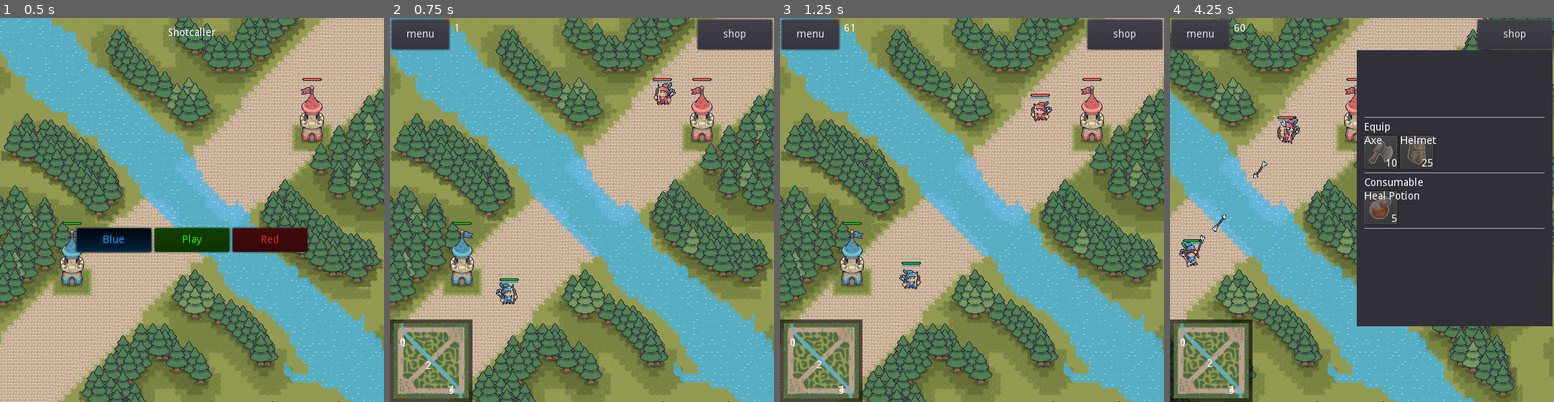
Above: before the commit, frames 1-4 (left to right).
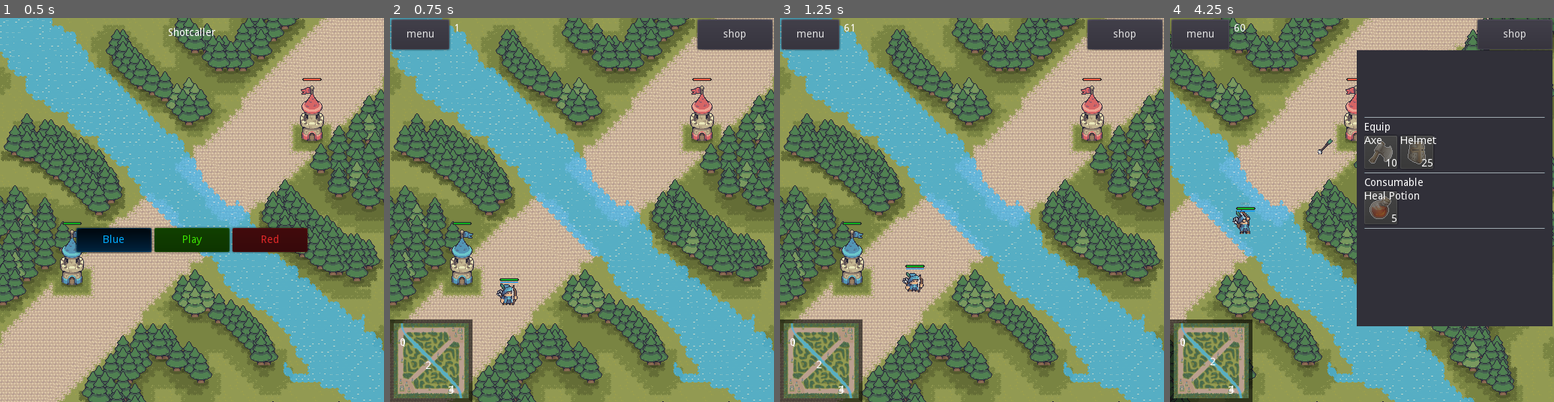
Above: after the commit, the same moments.

Repository: spicylobstergames/shotcaller-godot
Game: Godot game, scene res://TestScene.tscn
Same seed, same stepped clock (60 frames per second), same inputs: the game is played once before the commit and once after it.
Inputs (mouse positions are in pixels of both pictures, inside the frame that each line leads up to):
- Up to frame 1 (0.5 s): no input
- Up to frame 2 (0.75 s): click "Play" at 0.5 s
- Up to frame 3 (1.25 s): no input
- Up to frame 4 (4.25 s): click "shop" at 1.25 s; click "menu" at 2 s; click "Play" at 2.75 s; tap Enter at 3.5 s; move the mouse to (1446, 190) at 3.52 s; hold Right from 3.53 s (still down); hold Right mouse button (give_target) from 3.53 s (still down); click (1446, 190) at 3.67 s

Frame 1 is identical in both runs. In frame 2, 0.4% of the frame differs, in the area x 27-75%, y 14-75%; in frame 3, 0.6%; in frame 4, 1.0%, in the area x 2-48%, y 17-91%.

Commit message:
buildings arrow attack

Diff:
--- a/Prototype/Autoloads/Leaders.gd
+++ b/Prototype/Autoloads/Leaders.gd
@@ -25,7 +25,7 @@
 	var bot_blue:Vector2 = parent_node.get_node("BattleField/Bot").points[2]
 
 	var top_red:Vector2 = parent_node.get_node("BattleField/Top").points[4]
-	var mid_red:Vector2 = parent_node.get_node("BattleField/Mid").points[4]
+	var mid_red:Vector2 = parent_node.get_node("BattleField/Mid").points[5]
 	var bot_red:Vector2 = parent_node.get_node("BattleField/Bot").points[4]
 
 	var spawn_points:Array = Array(Units.TeamID.values())
--- a/Prototype/Autoloads/Units.gd
+++ b/Prototype/Autoloads/Units.gd
@@ -132,7 +132,7 @@
 			output.append(unit)
 	return output
 
-func filter_allies(units: Array, node: Node2D, current_team: int, current_type: int, target_types: PoolIntArray = [], detection_type: int = DetectionTypeID.Area, radius: float = 1000) -> Array:
+func filter_allies(units: Array, node: Node2D, current_team: int, current_type: int, target_types: PoolIntArray = [], radius: float = 1000) -> Array:
 	var allies: Array = []
 	match current_team:
 		TeamID.Neutral:
@@ -158,7 +158,7 @@
 	return allies
 
 
-func filter_enemies(units:Array, node: Node2D, current_team: int, current_type: int, target_types: PoolIntArray = [], detection_type: int = DetectionTypeID.Area, radius: float = 1000) -> Array:
+func filter_enemies(units:Array, node: Node2D, current_team: int, current_type: int, target_types: PoolIntArray = [], radius: float = 1000) -> Array:
 	var enemies: Array = []
 
 	match current_team:
--- a/Prototype/BT/BTSequential.gd
+++ b/Prototype/BT/BTSequential.gd
@@ -1,6 +1,6 @@
 class_name BTSequential, "res://BT/Icons/sequential.png" extends BTNode
 
-func tick(agent:Node) -> int:
+func tick(agent: Node) -> int:
 	for child in get_children():
 		var child_status = child.tick(agent)
 		if child_status == NodeStatus.In_Progress:
--- a/Prototype/Building/Building.gd
+++ b/Prototype/Building/Building.gd
@@ -20,6 +20,7 @@
 onready var behavior_animplayer: AnimationPlayer = $BehaviorAnimPlayer
 onready var behavior_tree: BehaviorTree = $BehaviorTree
 
+var units = []
 var enemies = []
 var allies = []
 export var _lane: NodePath
@@ -42,13 +43,36 @@
 
 	_setup_ai_agent()
 	_setup_healthbar()
+	_setup_radius_collision()
+
 
 
 func _physics_process(_delta: float) -> void:
 	if attributes.stats.health <= 0:
 		_setup_dead()
+	else:
+
+		enemies = Units.filter_enemies(
+			units,
+			self,
+			team,
+			attributes.primary.unit_type,
+			[Units.TypeID.Creep, Units.TypeID.Leader, Units.TypeID.Building],
+			attributes.radius.unit_detection
+		)
+
+		units = Units.get_all(self, Units.DetectionTypeID.Area);
+
+		if is_instance_valid(targeted_enemy):
+			var _hit_area = targeted_enemy.get_node("HitArea").global_position
+			$AimPoint.visible = true
+			$AimPoint.global_position = _hit_area
+			$TextureContainer/Position2D.look_at(_hit_area)
+		else:
+			$AimPoint.visible = false
+
+
 	_setup_healthbar()
-
 
 
 func _setup_team() -> void:
@@ -75,8 +99,8 @@
 
 
 func _setup_radius_collision() -> void:
-	$CollisionShape2D.shape.radius = attributes.radius.collision_size
-	$UnitSelector/CollisionShape2D.shape.radius = attributes.radius.area_selection
+	#$CollisionShape2D.shape.radius = attributes.radius.collision_size
+	#$UnitSelector/CollisionShape2D.shape.radius = attributes.radius.area_selection
 	$UnitDetector/CollisionShape2D.shape.radius = attributes.radius.unit_detection
 
 
@@ -106,6 +130,19 @@
 	behavior_tree.is_active = true
 	pass
 
+# warning-ignore:unused_argument
+func _on_BehaviorAnimPlayer_animation_started(anim_name: String) -> void:
+	pass#set_team(team)
+
+
+func _setup_ats() -> void:
+	$BehaviorAnimPlayer.playback_speed = $Attributes.stats.attack_speed/100
+
+
+func _reset_ats() -> void:
+	$BehaviorAnimPlayer.playback_speed = 1
+
+
 func _on_attributes_stats_changed(prop_name, prop_value) -> void:
 	match prop_name:
 		"health", "mana", "max_health", "max_mana":
--- a/Prototype/Building/Building.tscn
+++ b/Prototype/Building/Building.tscn
@@ -8,11 +8,21 @@
 [ext_resource path="res://HealthBar/HealthBar.tscn" type="PackedScene" id=6]
 [ext_resource path="res://BT/BehaviorTree.gd" type="Script" id=7]
 [ext_resource path="res://Utils/Attributes/Attributes.tscn" type="PackedScene" id=8]
+[ext_resource path="res://Character/BT/Leaves/FindClosestEnemy.gd" type="Script" id=9]
+[ext_resource path="res://BT/BTSelector.gd" type="Script" id=10]
+[ext_resource path="res://BT/BTSequential.gd" type="Script" id=11]
+[ext_resource path="res://Character/BT/Leaves/TriggerAnimation.gd" type="Script" id=12]
+[ext_resource path="res://Character/Skills/SkillHandler.gd" type="Script" id=13]
+[ext_resource path="res://Character/Skills/Shared/BasicRangedAttack.gd" type="Script" id=14]
 [ext_resource path="res://Utils/HitArea.tscn" type="PackedScene" id=15]
 [ext_resource path="res://Utils/UnitDetector.tscn" type="PackedScene" id=16]
 [ext_resource path="res://Utils/Attributes/Scripts/Res/Primary/AttrResPrimary.gd" type="Script" id=17]
 [ext_resource path="res://Utils/Attributes/Scripts/Res/Radius/AttrResRadius.gd" type="Script" id=18]
 [ext_resource path="res://Utils/Attributes/Scripts/Res/Stats/AttrResStats.gd" type="Script" id=19]
+[ext_resource path="res://Character/Child/Creep/RangeCreep/Weapon/Arrow.tscn" type="PackedScene" id=20]
+[ext_resource path="res://Assets/Effects/target.png" type="Texture" id=21]
+[ext_resource path="res://BT/BTSelectorRandom.gd" type="Script" id=22]
+[ext_resource path="res://Assets/Character/Creep/RangeCreep/Weapon/Arrow.png" type="Texture" id=23]
 
 [sub_resource type="Resource" id=3]
 resource_local_to_scene = true
@@ -49,6 +59,14 @@
 "radius": 0.0
 }
 
+[sub_resource type="SpriteFrames" id=49]
+animations = [ {
+"frames": [ null, null ],
+"loop": true,
+"name": "default",
+"speed": 5.0
+} ]
+
 [sub_resource type="CircleShape2D" id=1]
 resource_local_to_scene = true
 radius = 15.0
@@ -68,11 +86,36 @@
 stats = SubResource( 4 )
 radius = SubResource( 5 )
 
+[node name="Skills" type="Node" parent="."]
+script = ExtResource( 13 )
+
+[node name="Bow" type="Node" parent="Skills"]
+script = ExtResource( 14 )
+speed = 500.0
+projectile_scene = ExtResource( 20 )
+spawn_position_node = NodePath("../../TextureContainer/Position2D/Weapon/ArrowInitPosition")
+
 [node name="BehaviorTree" type="Node" parent="."]
 script = ExtResource( 7 )
 agent = NodePath("..")
 
-[node name="Idle" type="Node" parent="BehaviorTree"]
+[node name="BTSelector" type="Node" parent="BehaviorTree"]
+script = ExtResource( 10 )
+
+[node name="AttackCloseEnemy" type="Node" parent="BehaviorTree/BTSelector"]
+script = ExtResource( 11 )
+
+[node name="UpdateTargetedEnemy" type="Node" parent="BehaviorTree/BTSelector/AttackCloseEnemy"]
+script = ExtResource( 9 )
+
+[node name="BTSelectorRandom" type="Node" parent="BehaviorTree/BTSelector/AttackCloseEnemy"]
+script = ExtResource( 22 )
+
+[node name="Attack" type="Node" parent="BehaviorTree/BTSelector/AttackCloseEnemy/BTSelectorRandom"]
+script = ExtResource( 12 )
+animation = "Attack"
+
+[node name="Idle" type="Node" parent="BehaviorTree/BTSelector"]
 script = ExtResource( 5 )
 
 [node name="HUD" type="Position2D" parent="."]
@@ -103,6 +146,22 @@
 
 [node name="TextureContainer" type="Position2D" parent="."]
 
+[node name="Position2D" type="Position2D" parent="TextureContainer"]
+position = Vector2( 0, -11 )
+
+[node name="Weapon" type="AnimatedSprite" parent="TextureContainer/Position2D"]
+visible = false
+position = Vector2( 6, -11 )
+frames = SubResource( 49 )
+
+[node name="Arrow" type="Sprite" parent="TextureContainer/Position2D/Weapon"]
+position = Vector2( 1.00386, 1.89644 )
+texture = ExtResource( 23 )
+
+[node name="ArrowInitPosition" type="Position2D" parent="TextureContainer/Position2D/Weapon"]
+visible = false
+position = Vector2( -6.21627, 0.305538 )
+
 [node name="Sprite" type="Sprite" parent="TextureContainer"]
 
 [node name="BehaviorAnimPlayer" type="AnimationPlayer" parent="."]
@@ -122,6 +181,12 @@
 [node name="HitArea" parent="." instance=ExtResource( 15 )]
 visible = false
 
-[connection signal="area_entered" from="HitArea" to="." method="_on_HitArea_area_entered"]
+[node name="AimPoint" type="Sprite" parent="."]
+visible = false
+modulate = Color( 1, 1, 1, 0 )
+z_index = 1
+texture = ExtResource( 21 )
+
+[connection signal="animation_started" from="BehaviorAnimPlayer" to="." method="_on_BehaviorAnimPlayer_animation_started"]
 
 [editable path="UnitSelector"]
--- a/Prototype/Building/Child/Tower/Tower.tscn
+++ b/Prototype/Building/Child/Tower/Tower.tscn
@@ -28,20 +28,28 @@
 mana_regeneration_step = 0.0
 move_speed = 0.0
 move_acceleration = 0.0
-attack_speed = 1.0
+attack_speed = 100.0
 damage = 30.0
 
 [sub_resource type="Resource" id=11]
 resource_local_to_scene = true
 script = ExtResource( 6 )
-collision_size = 0.0
-attack_range = 0.0
-unit_detection = 0.0
-area_selection = 0.0
+collision_size = 10.0
+attack_range = 220.0
+unit_detection = 220.0
+area_selection = 20.0
 hurt_area = {
 "height": 0.0,
 "radius": 0.0
 }
+
+[sub_resource type="SpriteFrames" id=12]
+animations = [ {
+"frames": [ null, null ],
+"loop": true,
+"name": "default",
+"speed": 5.0
+} ]
 
 [sub_resource type="Animation" id=5]
 resource_name = "Attack"
@@ -76,7 +84,7 @@
 tracks/2/interp = 1
 tracks/2/loop_wrap = true
 tracks/2/imported = false
-tracks/2/enabled = true
+tracks/2/enabled = false
 tracks/2/keys = {
 "times": PoolRealArray( 0, 0.1, 0.3, 0.4 ),
 "transitions": PoolRealArray( 1, 0.5, 0.5, 0.5 ),
@@ -93,7 +101,52 @@
 "times": PoolRealArray( 0, 0.1, 0.3, 0.4 ),
 "transitions": PoolRealArray( 1, 0.5, 0.5, 0.5 ),
 "update": 0,
-"values": [ Vector2( 1, 1 ), Vector2( 1.07022, 0.932982 ), Vector2( 0.946576, 1.04356 ), Vector2( 0.946576, 0.994811 ) ]
+"values": [ Vector2( 1, 1 ), Vector2( 1.05, 0.95 ), Vector2( 0.98, 1.02 ), Vector2( 0.946576, 0.994811 ) ]
+}
+tracks/4/type = "method"
+tracks/4/path = NodePath(".")
+tracks/4/interp = 1
+tracks/4/loop_wrap = true
+tracks/4/imported = false
+tracks/4/enabled = true
+tracks/4/keys = {
+"times": PoolRealArray( 0, 0.7 ),
+"transitions": PoolRealArray( 1, 1 ),
+"values": [ {
+"args": [  ],
+"method": "_setup_ats"
+}, {
+"args": [  ],
+"method": "_reset_ats"
+} ]
+}
+tracks/5/type = "method"
+tracks/5/path = NodePath(".")
+tracks/5/interp = 1
+tracks/5/loop_wrap = true
+tracks/5/imported = false
+tracks/5/enabled = true
+tracks/5/keys = {
+"times": PoolRealArray( 0 ),
+"transitions": PoolRealArray( 1 ),
+"values": [ {
+"args": [ null, null ],
+"method": "_setup_team"
+} ]
+}
+tracks/6/type = "method"
+tracks/6/path = NodePath("Skills/Bow")
+tracks/6/interp = 1
+tracks/6/loop_wrap = true
+tracks/6/imported = false
+tracks/6/enabled = true
+tracks/6/keys = {
+"times": PoolRealArray( 0.4 ),
+"transitions": PoolRealArray( 1 ),
+"values": [ {
+"args": [  ],
+"method": "cast"
+} ]
 }
 
 [sub_resource type="Animation" id=8]
@@ -369,7 +422,24 @@
 margin_top = -76.0
 margin_bottom = -76.0
 
-[node name="Sprite" parent="TextureContainer" index="0"]
+[node name="Position2D" parent="TextureContainer" index="0"]
+position = Vector2( 0, -30 )
+
+[node name="Weapon" parent="TextureContainer/Position2D" index="0"]
+visible = true
+position = Vector2( 0, 0 )
+frames = SubResource( 12 )
+
+[node name="Arrow" parent="TextureContainer/Position2D/Weapon" index="0"]
+modulate = Color( 1, 1, 1, 0 )
+position = Vector2( 0, 0 )
+region_rect = Rect2( 2, 11, 29, 9 )
+
+[node name="ArrowInitPosition" parent="TextureContainer/Position2D/Weapon" index="1"]
+visible = true
+position = Vector2( 0, 0 )
+
+[node name="Sprite" parent="TextureContainer" index="1"]
 position = Vector2( 0, 8 )
 texture = ExtResource( 2 )
 offset = Vector2( 0, -39 )
@@ -380,14 +450,14 @@
 show_behind_parent = true
 position = Vector2( 0, -70 )
 
-[node name="BehaviorAnimPlayer" parent="." index="4"]
+[node name="BehaviorAnimPlayer" parent="." index="5"]
 anims/Attack = SubResource( 5 )
 anims/Dead = SubResource( 8 )
 anims/Idle = SubResource( 6 )
 anims/RESET = SubResource( 7 )
 anims/Setup = SubResource( 4 )
 
-[node name="CollisionShape2D" parent="." index="5"]
+[node name="CollisionShape2D" parent="." index="6"]
 visible = false
 position = Vector2( 0, -7 )
 shape = SubResource( 3 )
@@ -397,7 +467,11 @@
 position = Vector2( 0, -28 )
 shape = SubResource( 2 )
 
-[node name="HitArea" parent="." index="8"]
+[node name="HitArea" parent="." index="9"]
+visible = true
 position = Vector2( 0, -5 )
 
+[node name="AimPoint" parent="." index="10"]
+modulate = Color( 0, 0, 0, 0 )
+
 [editable path="UnitSelector"]
--- a/Prototype/Character/BT/Leaves/ChaseToEnemy.gd
+++ b/Prototype/Character/BT/Leaves/ChaseToEnemy.gd
@@ -11,7 +11,9 @@
 		if agent.global_position.distance_to(targeted_enemy.global_position) <= distance_threshold:
 			return NodeStatus.Success
 
+
+
 	var ai_pursue_chase = GSAIPursue.new(agent.ai_agent, targeted_enemy.ai_agent, 0.3)
+	ai_pursue_chase.calculate_steering(agent.ai_accel)
 
-	ai_pursue_chase.calculate_steering(agent.ai_accel)
 	return NodeStatus.In_Progress
--- a/Prototype/Character/BT/Leaves/FIndClosestEnemy.gd
+++ b/Prototype/Character/BT/Leaves/FIndClosestEnemy.gd
@@ -3,13 +3,17 @@
 func do_stuff(agent: Node) -> int:
 
 	var sorted_enemies = Units.get_closest_units_by(agent, Units.SortTypeID.Distance, agent.enemies)
+
 	if sorted_enemies.size() <= 0:
 		return NodeStatus.Failure
+
 	var closest_enemy = sorted_enemies[0]
 
 #	var distance_threshold = agent.get_node("Skills").get_skill(0).get_range()
 #	if agent.global_position.distance_to(closest_enemy.global_position) > distance_threshold:
 #		return NodeStatus.Failure
+	if closest_enemy.is_dead:
+		return NodeStatus.Failure
 
 	agent.targeted_enemy = closest_enemy
 	return NodeStatus.Success
--- a/Prototype/Character/BT/Leaves/Idle.gd
+++ b/Prototype/Character/BT/Leaves/Idle.gd
@@ -1,7 +1,7 @@
 extends BTLeaf
 
 func do_stuff(agent: Node) -> int:
-#	if agent.behavior_animplayer.has_animation("Idle") and agent.behavior_animplayer.current_animation != "Idle":
-#		agent.behavior_animplayer.play("Idle")
-#
+	if agent.behavior_animplayer.has_animation("Idle") and agent.behavior_animplayer.current_animation != "Idle":
+		agent.behavior_animplayer.play("Idle")
+
 	return NodeStatus.Success
--- a/Prototype/Character/Character.gd
+++ b/Prototype/Character/Character.gd
@@ -130,11 +130,11 @@
 			attributes.radius.unit_detection
 		)
 
-	if is_instance_valid(targeted_enemy):
-		$AimPoint.visible = true
-		$AimPoint.global_position = targeted_enemy.get_node("HitArea").global_position
-	else:
-		$AimPoint.visible = false
+		if is_instance_valid(targeted_enemy):
+			$AimPoint.visible = true
+			$AimPoint.global_position = targeted_enemy.get_node("HitArea").global_position
+		else:
+			$AimPoint.visible = false
 
 
 #func _draw() -> void:
@@ -212,7 +212,7 @@
 		Leaders.selected_leader = null
 
 	queue_free()
-#	position.y = global_position.y - 1000
+
 
 
 func _setup_spawn() -> void:
--- a/Prototype/Character/Child/Creep/Creep.tscn
+++ b/Prototype/Character/Child/Creep/Creep.tscn
@@ -26,6 +26,18 @@
 [sub_resource type="Resource" id=16]
 resource_local_to_scene = true
 script = ExtResource( 11 )
+health = 0.0
+max_health = 0.0
+health_regeneration_rate = 0.0
+health_regeneration_step = 0.0
+mana = 0.0
+max_mana = 0.0
+mana_regeneration_rate = 0.0
+mana_regeneration_step = 0.0
+move_speed = 0.0
+move_acceleration = 0.0
+attack_speed = 0.0
+damage = 0.0
 
 [sub_resource type="Resource" id=17]
 resource_local_to_scene = true
--- a/Prototype/Character/Child/Creep/RangeCreep/RangeCreep.tscn
+++ b/Prototype/Character/Child/Creep/RangeCreep/RangeCreep.tscn
@@ -1000,6 +1000,22 @@
 "values": [ false ]
 }
 
+[sub_resource type="AtlasTexture" id=36]
+atlas = ExtResource( 2 )
+region = Rect2( 32, 0, 32, 32 )
+
+[sub_resource type="AtlasTexture" id=40]
+atlas = ExtResource( 4 )
+region = Rect2( 32, 0, 32, 32 )
+
+[sub_resource type="AtlasTexture" id=45]
+atlas = ExtResource( 2 )
+region = Rect2( 128, 0, 32, 32 )
+
+[sub_resource type="AtlasTexture" id=46]
+atlas = ExtResource( 4 )
+region = Rect2( 128, 0, 32, 32 )
+
 [sub_resource type="AtlasTexture" id=35]
 atlas = ExtResource( 2 )
 region = Rect2( 0, 0, 32, 32 )
@@ -1008,29 +1024,8 @@
 atlas = ExtResource( 4 )
 region = Rect2( 0, 0, 32, 32 )
 
-[sub_resource type="AtlasTexture" id=36]
-atlas = ExtResource( 2 )
-region = Rect2( 32, 0, 32, 32 )
-
-[sub_resource type="AtlasTexture" id=40]
-atlas = ExtResource( 4 )
-region = Rect2( 32, 0, 32, 32 )
-
-[sub_resource type="AtlasTexture" id=45]
-atlas = ExtResource( 2 )
-region = Rect2( 128, 0, 32, 32 )
-
-[sub_resource type="AtlasTexture" id=46]
-atlas = ExtResource( 4 )
-region = Rect2( 128, 0, 32, 32 )
-
 [sub_resource type="SpriteFrames" id=18]
 animations = [ {
-"frames": [ SubResource( 35 ), SubResource( 41 ) ],
-"loop": true,
-"name": "Walk",
-"speed": 5.0
-}, {
 "frames": [ SubResource( 36 ), SubResource( 40 ) ],
 "loop": true,
 "name": "Attack",
@@ -1040,6 +1035,11 @@
 "loop": true,
 "name": "Idle",
 "speed": 5.0
+}, {
+"frames": [ SubResource( 35 ), SubResource( 41 ) ],
+"loop": true,
+"name": "Walk",
+"speed": 5.0
 } ]
 
 [sub_resource type="AtlasTexture" id=47]
@@ -1149,6 +1149,7 @@
 offset = Vector2( 1, -14 )
 
 [node name="Position2D" type="Position2D" parent="TextureContainer" index="1"]
+visible = false
 position = Vector2( 0, -11 )
 
 [node name="Weapon" type="AnimatedSprite" parent="TextureContainer/Position2D" index="0"]
--- a/Prototype/Character/Child/Leader/Robin/Robin.tscn
+++ b/Prototype/Character/Child/Leader/Robin/Robin.tscn
@@ -38,7 +38,7 @@
 resource_local_to_scene = true
 script = ExtResource( 9 )
 collision_size = 5.0
-attack_range = 220.0
+attack_range = 200.0
 unit_detection = 600.0
 area_selection = 20.0
 hurt_area = {
@@ -1000,22 +1000,22 @@
 "values": [ false ]
 }
 
+[sub_resource type="AtlasTexture" id=41]
+atlas = ExtResource( 2 )
+region = Rect2( 32, 0, 32, 32 )
+
+[sub_resource type="AtlasTexture" id=42]
+atlas = ExtResource( 4 )
+region = Rect2( 32, 0, 32, 32 )
+
+[sub_resource type="AtlasTexture" id=40]
+atlas = ExtResource( 4 )
+region = Rect2( 128, 0, 32, 32 )
+
 [sub_resource type="AtlasTexture" id=39]
 atlas = ExtResource( 2 )
 region = Rect2( 128, 0, 32, 32 )
 
-[sub_resource type="AtlasTexture" id=40]
-atlas = ExtResource( 4 )
-region = Rect2( 128, 0, 32, 32 )
-
-[sub_resource type="AtlasTexture" id=41]
-atlas = ExtResource( 2 )
-region = Rect2( 32, 0, 32, 32 )
-
-[sub_resource type="AtlasTexture" id=42]
-atlas = ExtResource( 4 )
-region = Rect2( 32, 0, 32, 32 )
-
 [sub_resource type="AtlasTexture" id=43]
 atlas = ExtResource( 2 )
 region = Rect2( 0, 0, 32, 32 )
@@ -1026,14 +1026,14 @@
 
 [sub_resource type="SpriteFrames" id=45]
 animations = [ {
+"frames": [ SubResource( 41 ), SubResource( 42 ), SubResource( 40 ) ],
+"loop": true,
+"name": "Attack",
+"speed": 5.0
+}, {
 "frames": [ SubResource( 39 ), SubResource( 40 ) ],
 "loop": true,
 "name": "Idle",
-"speed": 5.0
-}, {
-"frames": [ SubResource( 41 ), SubResource( 42 ), SubResource( 40 ) ],
-"loop": true,
-"name": "Attack",
 "speed": 5.0
 }, {
 "frames": [ SubResource( 43 ), SubResource( 44 ) ],
@@ -1188,6 +1188,9 @@
 [node name="HitArea" parent="." index="10"]
 position = Vector2( 5, -15 )
 
+[node name="AimPoint" parent="." index="11"]
+modulate = Color( 0, 0, 0, 0 )
+
 [connection signal="animation_started" from="BehaviorAnimPlayer" to="." method="_on_BehaviorAnimPlayer_animation_started"]
 
 [editable path="UnitSelector"]
--- a/Prototype/TestScene.gd
+++ b/Prototype/TestScene.gd
@@ -21,8 +21,8 @@
 
 		if _game_start:
 
-			Units.call_deferred("try_spawn_creep_wave", $BattleField)
-			$CreepRespawnTimer.start(Game.creep_respawn_time)
+			#Units.call_deferred("try_spawn_creep_wave", $BattleField)
+			#$CreepRespawnTimer.start(Game.creep_respawn_time)
 
 			Leaders.call_deferred("spawn_leaders", self)
 
Not shown: 1 places in Prototype/Building/Building.tscn that only renumber resources
Not shown: 1 places in Prototype/Building/Child/Tower/Tower.tscn that only renumber resources
